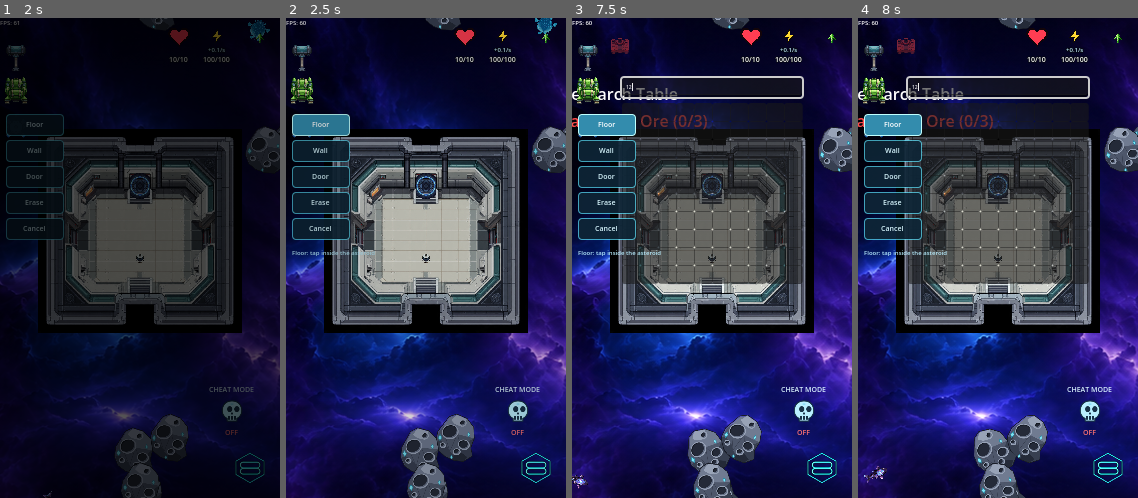
Above: before the commit, frames 1-4 (left to right).
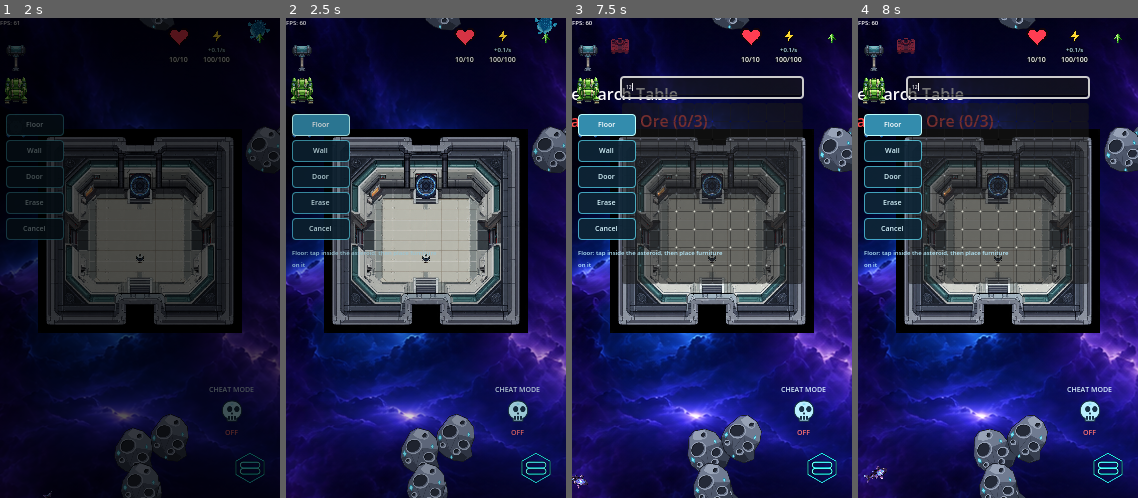
Above: after the commit, the same moments.

Repository: wildane/ShootingStar
Game: Godot game, scene res://scene/main_menu/main_menu.tscn
Same seed, same stepped clock (60 frames per second), same inputs: the game is played once before the commit and once after it.
Inputs (mouse positions are in pixels of both pictures, inside the frame that each line leads up to):
- Up to frame 1 (2 s): click "New Game" at 0.5 s; click "New Game" at 1.25 s
- Up to frame 2 (2.5 s): click "Floor" at 2 s
- Up to frame 3 (7.5 s): click "Wall" at 2.75 s; click "Door" at 3.5 s; click (588, 56) at 4.25 s; click (619, 56) at 5 s; click (588, 90) at 5.75 s; click (712, 85) at 6.52 s; type "12" at 6.6 s; click (588, 123) at 7.25 s
- Up to frame 4 (8 s): no input

Frame 1 is identical in both runs. In frame 2, less than 0.1% of the frame differs, in the area x 2-54%, y 48-52%; in frame 3, 0.1%; in frame 4, 0.1%.

Commit message:
Buang kolider asteroid, jadikan lantai zon bina perabot dan sambung kawalan sentuh antara state
Asteroid kini boleh ditembusi pemain tanpa mulut gua, lantai yang dibina
menjadi zon bina layer 3 supaya perabot boleh diletak, dan joystick serta
sasaran click-to-move diteruskan bila state bertukar supaya pergerakan
tidak tersangkut selepas masuk asteroid.

Diff:
--- a/scene/asteroid/Asteroid.gd
+++ b/scene/asteroid/Asteroid.gd
@@ -1,25 +1,21 @@
 class_name Asteroid
 extends Node2D
 
-## Asteroid besar — BUKAN meteorit yang boleh dilombong. Ia cangkerang batu
-## berongga dengan satu mulut gua, jadi pemain boleh terbang masuk ke ruang
-## kosong di dalam dan membina pangkalan di situ.
+## Asteroid besar — BUKAN meteorit yang boleh dilombong. Ia bongkah batu pejal
+## yang TIDAK menghalang pemain: tiada kolider, jadi pemain boleh terbang
+## terus menembusinya dan berada di ruang dalamnya untuk membina pangkalan.
 ##
-## Semua semakan bentuk menggunakan poligon sebenar asteroid (bukan bulatan,
+## Semakan bentuk menggunakan poligon sebenar asteroid (bukan bulatan,
 ## silinder atau kotak), jadi kawasan bina dan pengesanan "di dalam asteroid"
 ## mengikut lekuk batu yang dilukis.
 
 @export var jejari: float = 150.0
 @export var bilangan_sisi: int = 28
-## Tebal cangkerang batu. Ruang di dalamnya ialah kawasan pangkalan.
+## Jarak ke dalam dari tepi batu. Tile grid mesti berada sekurang-kurangnya
+## sejauh ini dari tepi supaya ia tidak tergantung di luar asteroid.
 @export var ketebalan: float = 26.0
-## Arah dan lebar mulut gua (darjah). Mulut inilah jalan masuk pemain.
-@export var lubang_sudut_deg: float = -20.0
-@export var lubang_lebar_deg: float = 56.0
 @export var warna_batu: Color = Color(0.15, 0.18, 0.25, 1.0)
 @export var warna_tepi: Color = Color(0.36, 0.72, 0.95, 0.55)
-@export var warna_ruang: Color = Color(0.03, 0.05, 0.09, 1.0)
-@export var warna_mulut: Color = Color(0.36, 0.85, 1.0, 0.75)
 ## Tukar state pemain (Base di dalam / Angkasa di luar) secara automatik.
 @export var tukar_state_pemain: bool = true
 
@@ -34,10 +30,6 @@
 	_bina_bentuk()
 
 func _bina_bentuk() -> void:
-	var lama := get_node_or_null("Badan")
-	if lama:
-		lama.queue_free()
-
 	_poligon = PackedVector2Array()
 	_poligon_dalam = PackedVector2Array()
 	for i in range(bilangan_sisi):
@@ -49,72 +41,26 @@
 		_poligon.append(arah * r)
 		_poligon_dalam.append(arah * r_dalam)
 
-	var badan := StaticBody2D.new()
-	badan.name = "Badan"
-	# Layer 4 (nilai 8) = environment, sama seperti meteorit. Pemain
-	# (collision_mask 10) berlanggar dengan layer ini.
-	badan.collision_layer = 8
-	badan.collision_mask = 0
-	add_child(badan)
-
-	# Cangkerang dibina sebagai kepingan antara dua sisi berturutan, kecuali
-	# di mulut gua. Kepingan bersambung tepat pada bucu yang sama, jadi tidak
-	# ada celah untuk pemain terlepas keluar.
-	for i in range(bilangan_sisi):
-		if _di_mulut(i):
-			continue
-		var j: int = (i + 1) % bilangan_sisi
-		var bentuk := CollisionPolygon2D.new()
-		bentuk.polygon = PackedVector2Array([
-			_poligon[i], _poligon[j], _poligon_dalam[j], _poligon_dalam[i],
-		])
-		badan.add_child(bentuk)
-
+	# Tiada StaticBody2D / CollisionPolygon2D di sini dengan sengaja: asteroid
+	# tidak menyekat pemain, jadi pemain boleh terbang masuk terus.
 	queue_redraw()
-
-# Adakah kepingan cangkerang ke-i berada di kawasan mulut gua?
-func _di_mulut(i: int) -> bool:
-	var tengah_sisi: float = TAU * (float(i) + 0.5) / float(bilangan_sisi)
-	var beza: float = absf(angle_difference(deg_to_rad(lubang_sudut_deg), tengah_sisi))
-	return beza <= deg_to_rad(lubang_lebar_deg) * 0.5
 
 func _draw() -> void:
 	if _poligon.size() < 3:
 		return
 
-	# Batu cangkerang
 	draw_colored_polygon(_poligon, warna_batu)
-	# Ruang kosong di dalam (kawasan pangkalan)
-	draw_colored_polygon(_poligon_dalam, warna_ruang)
-
 	var tutup := _poligon.duplicate()
 	tutup.append(_poligon[0])
 	draw_polyline(tutup, warna_tepi, 3.0, true)
 	draw_polyline(tutup, Color(0.55, 0.88, 1.0, 0.12), 9.0, true)
 
-	var tutup_dalam := _poligon_dalam.duplicate()
-	tutup_dalam.append(_poligon_dalam[0])
-	draw_polyline(tutup_dalam, Color(0.28, 0.6, 0.78, 0.8), 2.0, true)
-
-	# Mulut gua: buang batu di situ supaya lubang masuk jelas kelihatan.
-	for i in range(bilangan_sisi):
-		if not _di_mulut(i):
-			continue
-		var j: int = (i + 1) % bilangan_sisi
-		var keping := PackedVector2Array([
-			_poligon[i], _poligon[j], _poligon_dalam[j], _poligon_dalam[i],
-		])
-		draw_colored_polygon(keping, warna_ruang)
-		var garis := keping.duplicate()
-		garis.append(keping[0])
-		draw_polyline(garis, warna_mulut, 2.0, true)
-
 # Bolehkah tile dibina pada posisi dunia ini? Dipanggil oleh BuildGrid.
-# Ikut bentuk sebenar batu: tile mesti berada dalam poligon dalam asteroid.
+# Ikut bentuk sebenar batu: tile mesti berada dalam kawasan dalam asteroid.
 func boleh_bina_di(pos_dunia: Vector2) -> bool:
 	return dalam_asteroid(pos_dunia)
 
-# Adakah posisi dunia ini berada di ruang dalam asteroid?
+# Adakah posisi dunia ini berada di dalam asteroid?
 func dalam_asteroid(pos_dunia: Vector2) -> bool:
 	if _poligon_dalam.size() < 3:
 		return false
--- a/scene/astro/AstroAngkasaState.gd
+++ b/scene/astro/AstroAngkasaState.gd
@@ -53,6 +53,18 @@
 	joystick_dir = Vector2.ZERO
 	touches.clear()
 	ada_target = false
+
+	# Sambung semula jari yang masih menekan skrin dan sasaran click-to-move
+	# dari state sebelumnya, supaya pergerakan tidak terhenti bila bertukar.
+	var warisan := warisi_kawalan_sentuh(joystick_range, deadzone)
+	touches = warisan["sentuhan"]
+	joystick_active = warisan["ada"]
+	joystick_id = warisan["id"]
+	joystick_center = warisan["pusat"]
+	joystick_dir = warisan["arah"]
+	if warisan["sasaran_ada"] and joystick_dir.length() == 0.0 and astro:
+		pos_target = warisan["sasaran_pos"]
+		ada_target = astro.global_position.distance_to(pos_target) > jarak_berhenti
 
 	if astro:
 		lock_on_comp = astro.get_node_or_null("LockOnComponent")
--- a/scene/astro/AstroBasteState.gd
+++ b/scene/astro/AstroBasteState.gd
@@ -49,6 +49,18 @@
 	joystick_dir = Vector2.ZERO
 	touches.clear()
 	ada_target = false
+
+	# Sambung semula jari yang masih menekan skrin dan sasaran click-to-move
+	# dari state sebelumnya, supaya player terus berjalan selepas masuk asteroid.
+	var warisan := warisi_kawalan_sentuh(joystick_range, deadzone)
+	touches = warisan["sentuhan"]
+	joystick_active = warisan["ada"]
+	joystick_id = warisan["id"]
+	joystick_center = warisan["pusat"]
+	joystick_dir = warisan["arah"]
+	if warisan["sasaran_ada"] and joystick_dir.length() == 0.0 and astro:
+		pos_target = warisan["sasaran_pos"]
+		ada_target = astro.global_position.distance_to(pos_target) > jarak_berhenti
 
 	if astro:
 		astro.velocity = Vector2.ZERO
--- a/scene/astro/AstroStateAntaraMuka.gd
+++ b/scene/astro/AstroStateAntaraMuka.gd
@@ -36,6 +36,52 @@
 		return arah_joystick
 	return arah_papan_kekunci()
 
+# ==========================================================
+# SAMBUNG KAWALAN SENTUH MERENTAS STATE
+# State bertukar ketika jari masih menekan skrin. State baru mengambil
+# semula jari itu sebagai joystick (dan sasaran click-to-move) supaya player
+# terus bergerak tanpa perlu angkat jari dan tekan semula.
+# ==========================================================
+func warisi_kawalan_sentuh(julat_joystick: float, zon_mati: float) -> Dictionary:
+	var hasil := {
+		"ada": false,
+		"id": -1,
+		"pusat": Vector2.ZERO,
+		"arah": Vector2.ZERO,
+		"sentuhan": {},
+		"sasaran_ada": false,
+		"sasaran_pos": Vector2.ZERO,
+	}
+	if astro == null:
+		return hasil
+
+	var sm = astro.get_node_or_null("StateMachine")
+	if sm == null:
+		return hasil
+
+	var sentuhan: Dictionary = sm.jari_tertekan.duplicate()
+	hasil["sentuhan"] = sentuhan
+	hasil["sasaran_ada"] = bool(sm.sasaran_lama_ada)
+	hasil["sasaran_pos"] = sm.sasaran_lama_pos
+
+	if sm.jari_joystick == -1 or not sentuhan.has(sm.jari_joystick):
+		return hasil
+
+	var id: int = sm.jari_joystick
+	var posisi: Vector2 = sentuhan[id]
+	var pusat: Vector2 = sm.pusat_jari.get(id, posisi)
+	var julat: float = maxf(julat_joystick, 1.0)
+	var delta: Vector2 = posisi - pusat
+	if delta.length() > julat:
+		delta = delta.limit_length(julat)
+	var normalized: Vector2 = delta / julat
+
+	hasil["ada"] = true
+	hasil["id"] = id
+	hasil["pusat"] = pusat
+	hasil["arah"] = Vector2.ZERO if normalized.length() < zon_mati else normalized
+	return hasil
+
 func masuk_state() -> void:
 	pass
 
--- a/scene/astro/AstroStateMachine.gd
+++ b/scene/astro/AstroStateMachine.gd
@@ -3,6 +3,19 @@
 
 @export var state_awal: Node
 var state_sekarang: Node
+
+# ==========================================================
+# KAWALAN SENTUH MERENTAS STATE
+# Pertukaran state berlaku ketika jari masih menekan skrin (masuk/keluar
+# asteroid). Data di sini dikekalkan supaya state baru boleh menyambung
+# semula joystick dan sasaran click-to-move tanpa pemain angkat jari.
+# ==========================================================
+var jari_tertekan: Dictionary = {}  # index -> posisi skrin semasa
+var pusat_jari: Dictionary = {}     # index -> posisi mula tekan
+var jari_joystick: int = -1
+
+var sasaran_lama_ada: bool = false
+var sasaran_lama_pos: Vector2 = Vector2.ZERO
 
 func _ready() -> void:
 	await get_parent().ready
@@ -36,28 +49,46 @@
 		if _titik_kena_objek_interaktif(event.position):
 			return
 
-	# --- SOKONGAN MOUSE ---
-	# Klik kiri + heret mouse ditukar jadi sentuhan maya (jari 0),
-	# jadi joystick sentuh sedia ada terus berfungsi tanpa ubah state lain.
+	var input_state := _input_sentuhan(event)
+	_rekod_sentuhan(input_state)
+	state_sekarang.kendalikan_input(input_state)
+	if input_state != event:
+		get_viewport().set_input_as_handled()
+
+# Klik kiri + herek mouse ditukar jadi sentuhan maya (jari 0), jadi joystick
+# sentuh sedia ada terus berfungsi tanpa ubah state lain.
+func _input_sentuhan(event: InputEvent) -> InputEvent:
 	if event is InputEventMouseButton and event.button_index == MOUSE_BUTTON_LEFT:
 		var sentuhan := InputEventScreenTouch.new()
 		sentuhan.index = 0
 		sentuhan.position = event.position
 		sentuhan.pressed = event.pressed
-		state_sekarang.kendalikan_input(sentuhan)
-		get_viewport().set_input_as_handled()
-		return
+		return sentuhan
 
 	if event is InputEventMouseMotion and (event.button_mask & MOUSE_BUTTON_MASK_LEFT) != 0:
 		var heret := InputEventScreenDrag.new()
 		heret.index = 0
 		heret.position = event.position
 		heret.relative = event.relative
-		state_sekarang.kendalikan_input(heret)
-		get_viewport().set_input_as_handled()
-		return
+		return heret
 
-	state_sekarang.kendalikan_input(event)
+	return event
+
+# Simpan jari yang masih menekan skrin untuk state seterusnya.
+func _rekod_sentuhan(event: InputEvent) -> void:
+	if event is InputEventScreenTouch:
+		if event.pressed:
+			if jari_joystick == -1:
+				jari_joystick = event.index
+			jari_tertekan[event.index] = event.position
+			pusat_jari[event.index] = event.position
+		else:
+			jari_tertekan.erase(event.index)
+			pusat_jari.erase(event.index)
+			if event.index == jari_joystick:
+				jari_joystick = -1
+	elif event is InputEventScreenDrag:
+		jari_tertekan[event.index] = event.position
 
 # Adakah titik skrin ini terkena pintu atau perabot interaktif? Semakan guna
 # physics point query kerana physics picking mungkin belum berjalan.
@@ -99,6 +130,10 @@
 		return
 
 	if state_sekarang:
+		# Sasaran click-to-move state lama dibawa ke state baru, supaya player
+		# yang sedang terbang ke satu titik terus bergerak selepas bertukar.
+		sasaran_lama_ada = "ada_target" in state_sekarang and bool(state_sekarang.ada_target)
+		sasaran_lama_pos = state_sekarang.pos_target if sasaran_lama_ada else Vector2.ZERO
 		state_sekarang.keluar_state()
 
 	state_sekarang = state_baru
--- a/scene/level_3/build_system/BuildGrid.gd
+++ b/scene/level_3/build_system/BuildGrid.gd
@@ -9,9 +9,10 @@
 ##    bersambung 4-jiran dengan tile sedia ada. Jadi tiada struktur terapung
 ##    dan tiada dinding terpencil di angkasa.
 ##
-## Lantai tidak berkolider (pemain terapung/berjalan di atasnya), dinding
-## menyekat pemain, pintu terbuka automatik bila pemain hampir.
-## Mod Erase membuang tile yang tersalah letak.
+## Lantai tidak berkolider (pemain terapung/berjalan di atasnya), tetapi
+## setiap lantai menjadi zon bina (layer 3) supaya perabot boleh diletak di
+## atasnya. Dinding menyekat pemain, pintu terbuka automatik bila pemain
+## hampir. Mod Erase membuang tile yang tersalah letak.
 
 const SAIZ_SEL: int = 16
 const JENIS_LANTAI: int = 0
@@ -22,6 +23,9 @@
 
 # Layer 4 (nilai 8) = environment, sama seperti meteorit dan asteroid.
 const LAYER_HALANGAN: int = 8
+# Layer 3 (nilai 4) = zon bina. Preview perabot hanya boleh dipasang bila
+# ia bertindih dengan zon ini.
+const LAYER_ZON_BINA: int = 4
 const JARAK_BUKA_PINTU: float = 22.0
 
 # Dipakai oleh AstroStateMachine supaya tap semasa mod bina tidak
@@ -31,6 +35,7 @@
 var _tile: Dictionary = {}        # Vector2i -> jenis
 var _badan_pintu: Dictionary = {} # Vector2i -> StaticBody2D
 var _pintu_dekat: Dictionary = {} # Vector2i -> bool
+var _zon_lantai: Dictionary = {}  # Vector2i -> Area2D (zon bina perabot)
 
 var _mod: int = -1
 var _jari: int = -1
@@ -127,6 +132,8 @@
 		_butang[i].set_pressed_no_signal(i == jenis)
 	if jenis == JENIS_ERASE:
 		_label_status.text = "Erase: tap a tile to remove it"
+	elif jenis == JENIS_LANTAI:
+		_label_status.text = "Floor: tap inside the asteroid, then place furniture on it"
 	else:
 		_label_status.text = NAMA_JENIS[jenis] + ": tap inside the asteroid"
 
@@ -210,16 +217,18 @@
 	if not _tile.has(g):
 		_label_status.text = "Nothing to erase here"
 		return false
-	var jenis := int(_tile[g])
 	_tile.erase(g)
-	if jenis != JENIS_LANTAI:
-		var badan: StaticBody2D = _badan_pintu.get(g, null)
-		if badan == null:
-			badan = get_node_or_null("Grid_%d_%d" % [g.x, g.y]) as StaticBody2D
-		if badan != null and is_instance_valid(badan):
-			badan.queue_free()
+	var badan: StaticBody2D = _badan_pintu.get(g, null)
+	if badan == null:
+		badan = get_node_or_null("Grid_%d_%d" % [g.x, g.y]) as StaticBody2D
+	if badan != null and is_instance_valid(badan):
+		badan.queue_free()
 	_badan_pintu.erase(g)
 	_pintu_dekat.erase(g)
+	var zon: Area2D = _zon_lantai.get(g, null)
+	if zon != null and is_instance_valid(zon):
+		zon.queue_free()
+	_zon_lantai.erase(g)
 	_label_status.text = "Tile erased"
 	queue_redraw()
 	return true
@@ -244,6 +253,7 @@
 
 func _bina_kolider(g: Vector2i, jenis: int) -> void:
 	if jenis == JENIS_LANTAI:
+		_bina_zon_lantai(g)
 		return
 	var badan := StaticBody2D.new()
 	badan.name = "Grid_%d_%d" % [g.x, g.y]
@@ -258,6 +268,25 @@
 	add_child(badan)
 	if jenis == JENIS_PINTU:
 		_badan_pintu[g] = badan
+
+# Lantai tiada kolider, tetapi ia menjadi zon bina (layer 3) supaya preview
+# perabot menganggap sel ini sebagai lantai yang sah untuk membina.
+func _bina_zon_lantai(g: Vector2i) -> void:
+	var zon := Area2D.new()
+	zon.name = "Lantai_%d_%d" % [g.x, g.y]
+	zon.position = _tengah_sel(g)
+	zon.collision_layer = LAYER_ZON_BINA
+	zon.collision_mask = 0
+	# Preview perabot mengimbas kawasan ini; zon tidak perlu mengimbas apa-apa.
+	zon.monitoring = false
+	zon.monitorable = true
+	var bentuk := CollisionShape2D.new()
+	var segi := RectangleShape2D.new()
+	segi.size = Vector2(SAIZ_SEL, SAIZ_SEL)
+	bentuk.shape = segi
+	zon.add_child(bentuk)
+	add_child(zon)
+	_zon_lantai[g] = zon
 
 # Pintu terbuka (kolider dimatikan) bila pemain berada dekat.
 func _physics_process(_delta: float) -> void:
